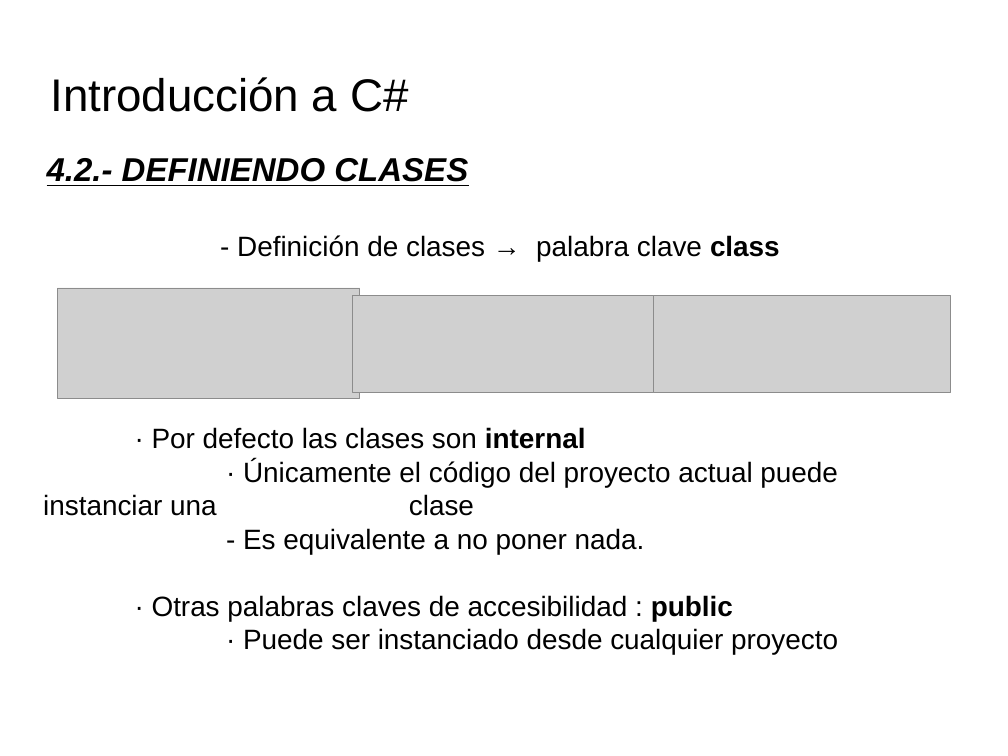
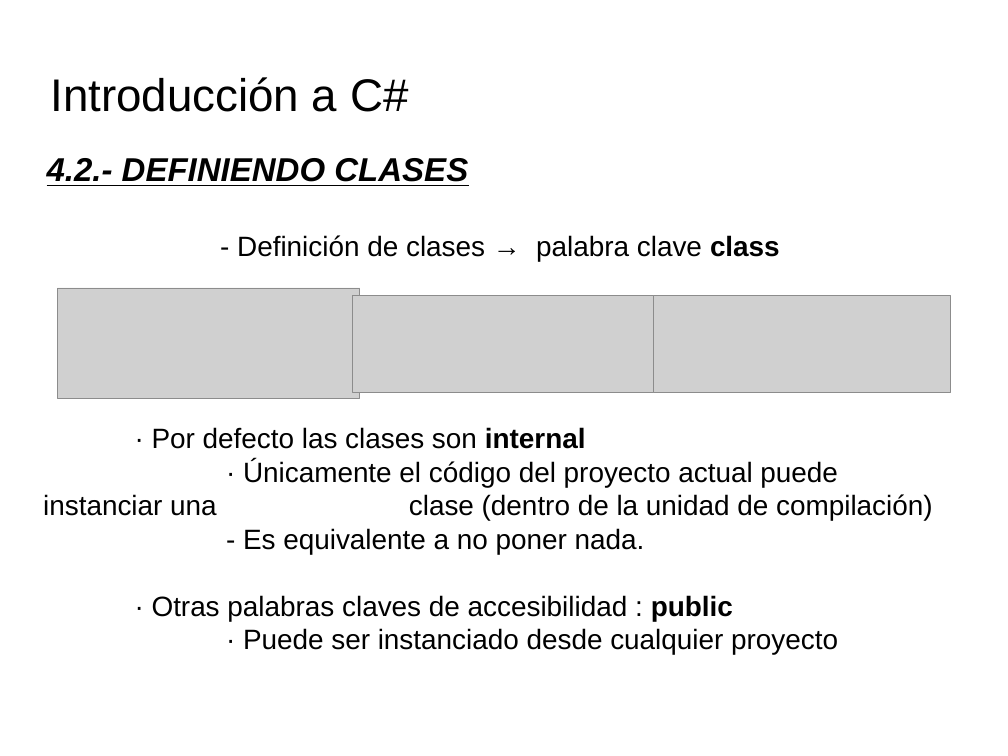
Before and after one commit to videojuegos-abastos/PMV, a slide deck: slide 1 of te/Tema 4 (Chema)/t4.2.- Definiendo clases.odp. Drawn at 1008x756 pixels with LibreOffice and Linux fonts; fonts in the diff are those of the drawing; grey boxes stand for pictures; background and template pictures are left out. Boxes give left, top, right and bottom in pixels: in the first picture for what was removed or moved away, otherwise in the second. Text is boxed around its words. In the diff, an @@ line names an element or a change of style, - is before the commit and + after.

```diff
--- a/te/Tema 4 (Chema)/t4.2.- Definiendo clases.odp
+++ b/te/Tema 4 (Chema)/t4.2.- Definiendo clases.odp
@@ text at (x1=43, y1=460, x2=933, y2=521): text changed @@
-· Únicamente el código del proyecto actual puede instanciar una clase
+· Únicamente el código del proyecto actual puede instanciar una clase (dentro de la unidad de compilación)
```
Also in this commit, not shown: 3 other files.
